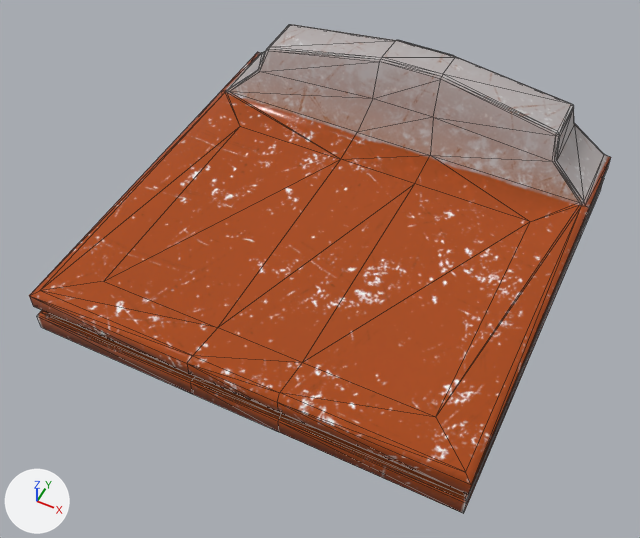
Renders of the glTF model res/models/scale/Winda.glb from each side of a commit.
Both versions are drawn from a 50 mm lens placed at (1.81, -6.19, 4.7), pointed at (-0.01, -2.55, 0.15). The lights are fixed; the arrows at lower left show +X, +Y and +Z. Mesh edges are drawn as thin lines.
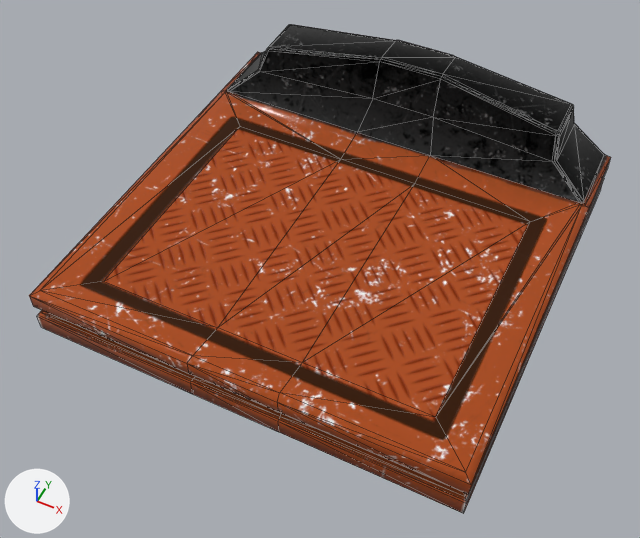
The change, as a diff of the scene's bpy script:
```diff
--- a/res/models/scale/Winda.glb.py
+++ b/res/models/scale/Winda.glb.py
@@ img_winda_specular_png_001 @@
+img_winda_specular_png_001 = load_image('Winda_Specular.png.001', 'Winda_Specular.png', 2048, 2048, 'sRGB')
@@ img_winda_diffuse_png_001 @@
+img_winda_diffuse_png_001 = load_image('Winda_Diffuse.png.001', 'Winda_Diffuse.png', 2048, 2048, 'sRGB')
@@ img_winda_glossiness_png_001 @@
+img_winda_glossiness_png_001 = load_image('Winda_Glossiness.png.001', 'Winda_Glossiness.png', 2048, 2048, 'Non-Color')
@@ img_winda_normal_png_001 @@
+img_winda_normal_png_001 = load_image('Winda_Normal.png.001', 'Winda_Normal.png', 2048, 2048, 'Non-Color')
@@ mat_material_003 @@
 n2 = _N.new('ShaderNodeTexImage'); n2.name = 'Image Texture'
-n2.image = img_winda_diffuse
+n2.image = img_winda_diffuse_png_001
 n3 = _N.new('ShaderNodeMath'); n3.name = 'Math'
@@ mat_material_003 @@
 n5 = _N.new('ShaderNodeTexImage'); n5.name = 'Image Texture.001'
-n5.image = img_winda_glossiness
+n5.image = img_winda_glossiness_png_001
 n6 = _N.new('ShaderNodeNormalMap'); n6.name = 'Normal Map'
@@ mat_material_003 @@
 n7 = _N.new('ShaderNodeTexImage'); n7.name = 'Image Texture.002'
-n7.image = img_winda_normal
+n7.image = img_winda_normal_png_001
 n8 = _N.new('ShaderNodeTexImage'); n8.name = 'Image Texture.003'
-n8.image = img_winda_specular
+n8.image = img_winda_specular_png_001
 _L.new(n0.outputs[0], n1.inputs[0])  # 'BSDF' to 'Surface'
```

Boxes [x1, y1, x2, y2] around the edits, measured in the pictures (640 x 538 px):
'Cube.001', surface changed
    both: [77, 24, 611, 443]
